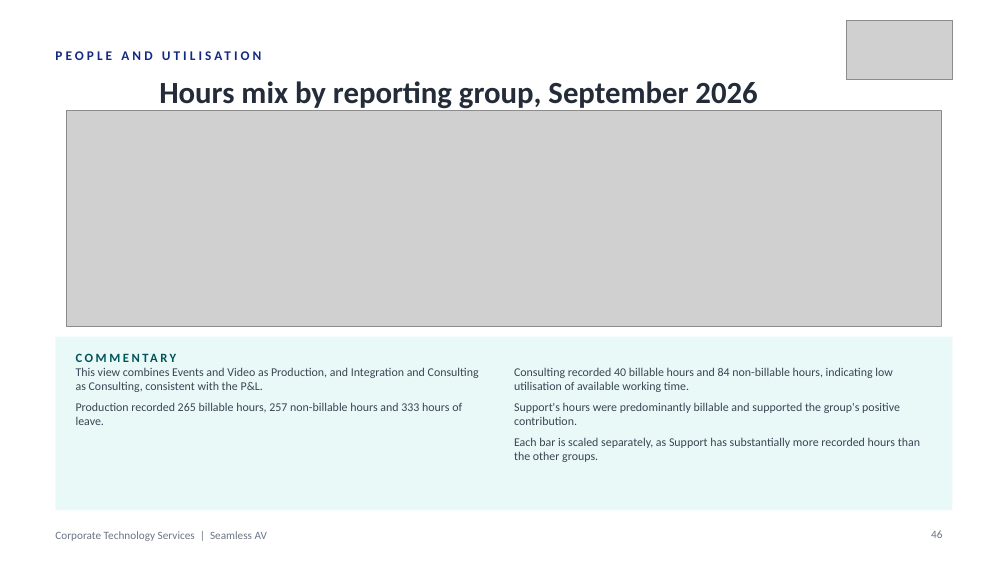
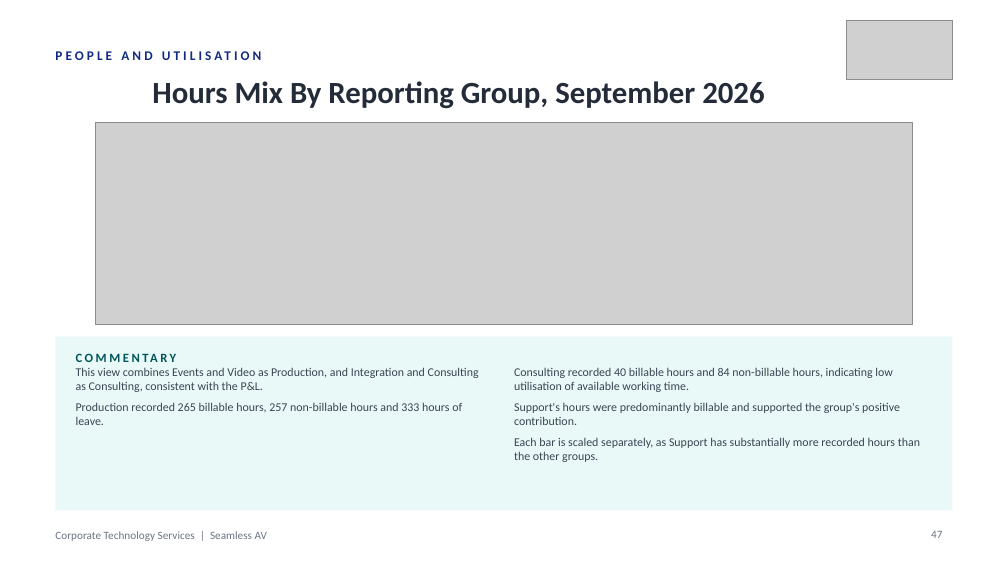
Before and after one commit to WesleyNelson-O33/Claude, a slide deck: slide 47 of deck/CTS Monthly Business Review - 30092026.pptx (slide 46 before the commit). Drawn at 1008x567 pixels with LibreOffice and Linux fonts; fonts in the diff are those of the drawing; grey boxes stand for pictures. Boxes give left, top, right and bottom in pixels: in the first picture for what was removed or moved away, otherwise in the second. Text is boxed around its words. In the diff, an @@ line names an element or a change of style, - is before the commit and + after.

```diff
--- a/deck/CTS Monthly Business Review - 30092026.pptx
+++ b/deck/CTS Monthly Business Review - 30092026.pptx
@@ text at [152, 81, 764, 109]: text changed @@
-Hours mix by reporting group, September 2026
+Hours Mix By Reporting Group, September 2026
@@ picture: place and size @@
-picture at [67, 111, 941, 327]
+picture at [95, 123, 912, 325]
@@ page number at [931, 531, 942, 538]: text changed @@
-46
+47
```
Also in this commit, not shown: 43 other slides changed, 1 slide added, 17 other files.
